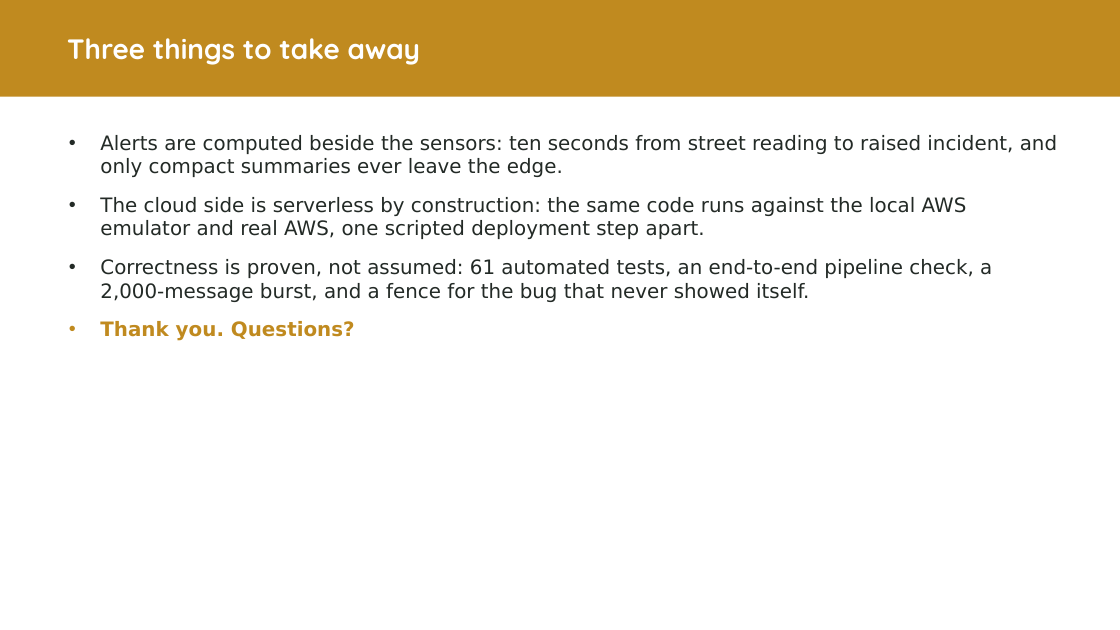
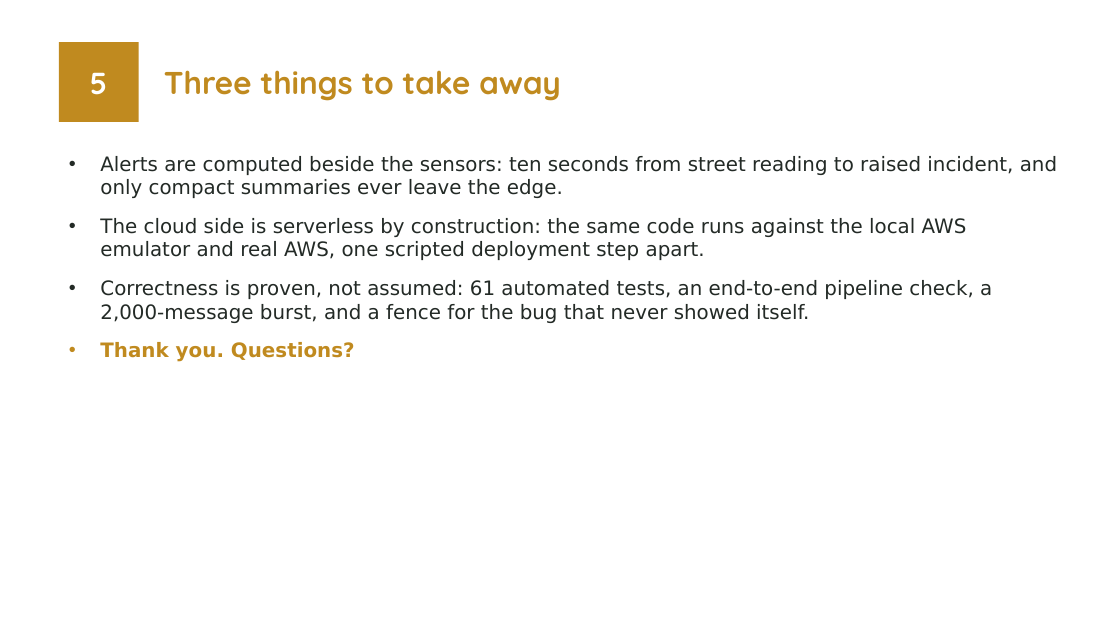
Before and after one commit to valletivarish/FEC_version_2, a slide deck: slide 6 of ppt/smart-city-monitoring.pptx. Drawn at 1120x630 pixels with LibreOffice and Linux fonts; fonts in the diff are those of the drawing. Boxes give left, top, right and bottom in pixels: in the first picture for what was removed or moved away, otherwise in the second. Text is boxed around its words. In the diff, an @@ line names an element or a change of style, - is before the commit and + after.

```diff
--- a/ppt/smart-city-monitoring.pptx
+++ b/ppt/smart-city-monitoring.pptx
@@ rectangle: place and size @@
-rectangle at [0,0,1120,97]
+rectangle at [59,42,139,122]
@@ title "Three things to take away": place and size @@
-title "Three things to take away" at [67,38,420,65]
+title "Three things to take away" at [164,70,561,101]
@@ title "Three things to take away" at [164,70,561,101]: size 24 to 27 pt, text colour #FFFFFF to #C08A1F @@
@@ text added at [90,72,108,95], 26 pt, text #FFFFFF, bold @@
+5
@@ text "Alerts are computed beside the ...": place and size @@
-text "Alerts are computed beside the ..." at [100,135,1057,341]
+text "Alerts are computed beside the ..." at [100,156,1057,362]
```
Also in this commit, not shown: 4 other slides changed, 24 other files.
